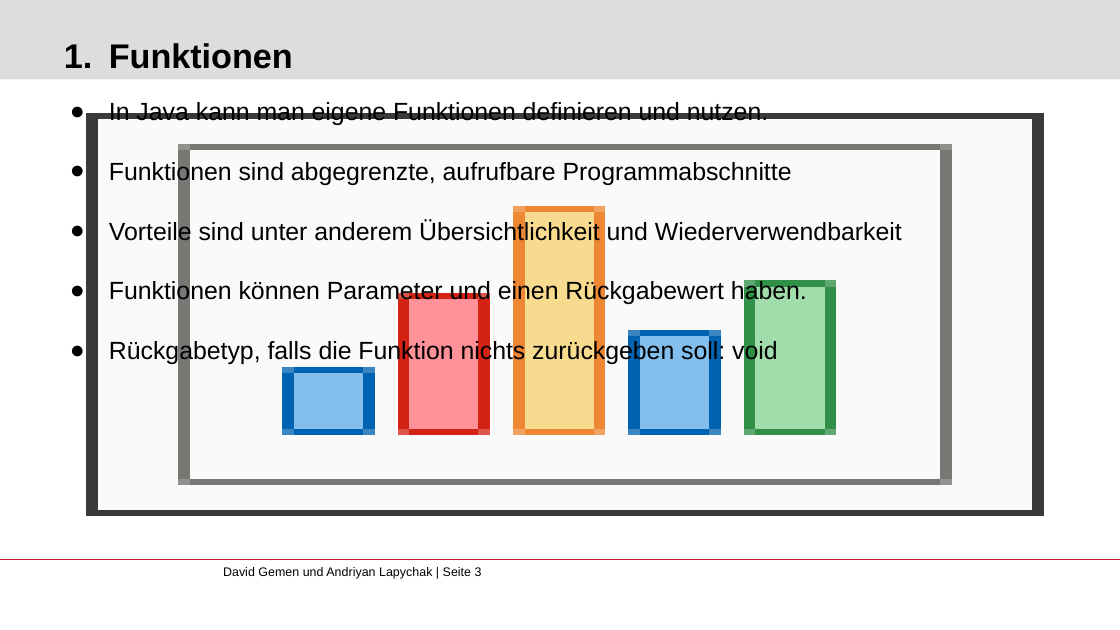
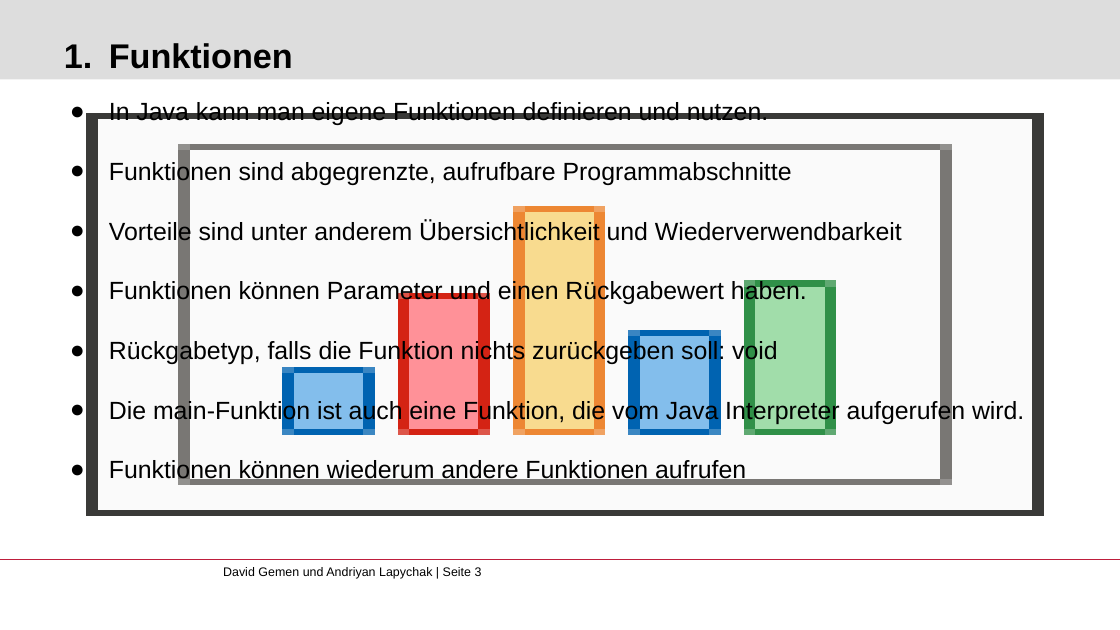
Before and after one commit to gemdav/Programmieren-1-Tutorium, a slide deck: slide 3 of slides/03_classes_packages_functions.pptx. Drawn at 1120x630 pixels with LibreOffice and Linux fonts; fonts in the diff are those of the drawing; background and template pictures are left out. Boxes give left, top, right and bottom in pixels: in the first picture for what was removed or moved away, otherwise in the second. Text is boxed around its words. In the diff, an @@ line names an element or a change of style, - is before the commit and + after.

```diff
--- a/slides/03_classes_packages_functions.pptx
+++ b/slides/03_classes_packages_functions.pptx
@@ text at box(109, 399, 1024, 484): paragraphs added @@
+● Die main-Funktion ist auch eine Funktion, die vom Java Interpreter aufgerufen wird.
+● Funktionen können wiederum andere Funktionen aufrufen
```
Also in this commit, not shown: 5 other slides changed, 4 slides added, 1 slide removed, 8 other files.
